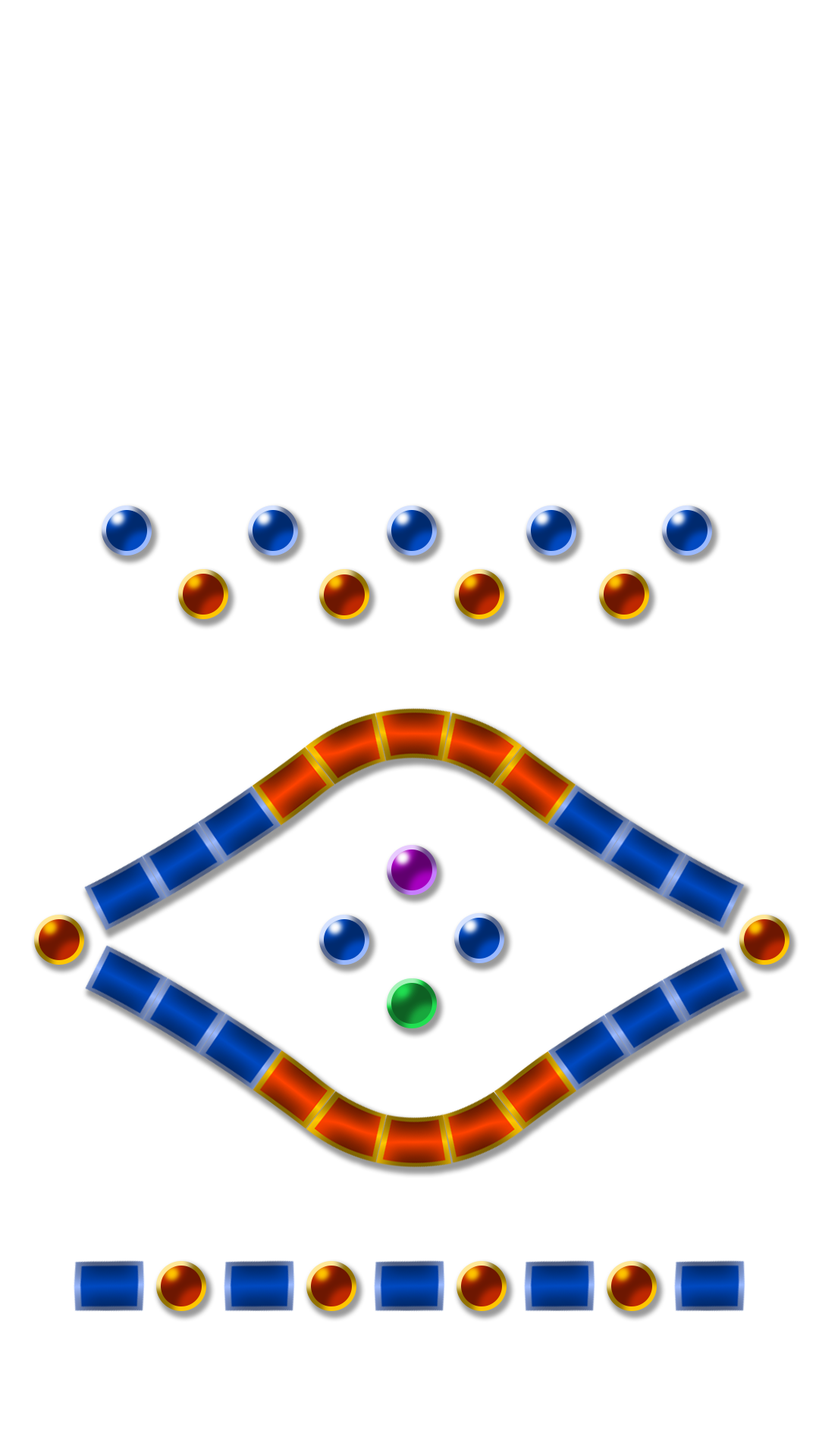
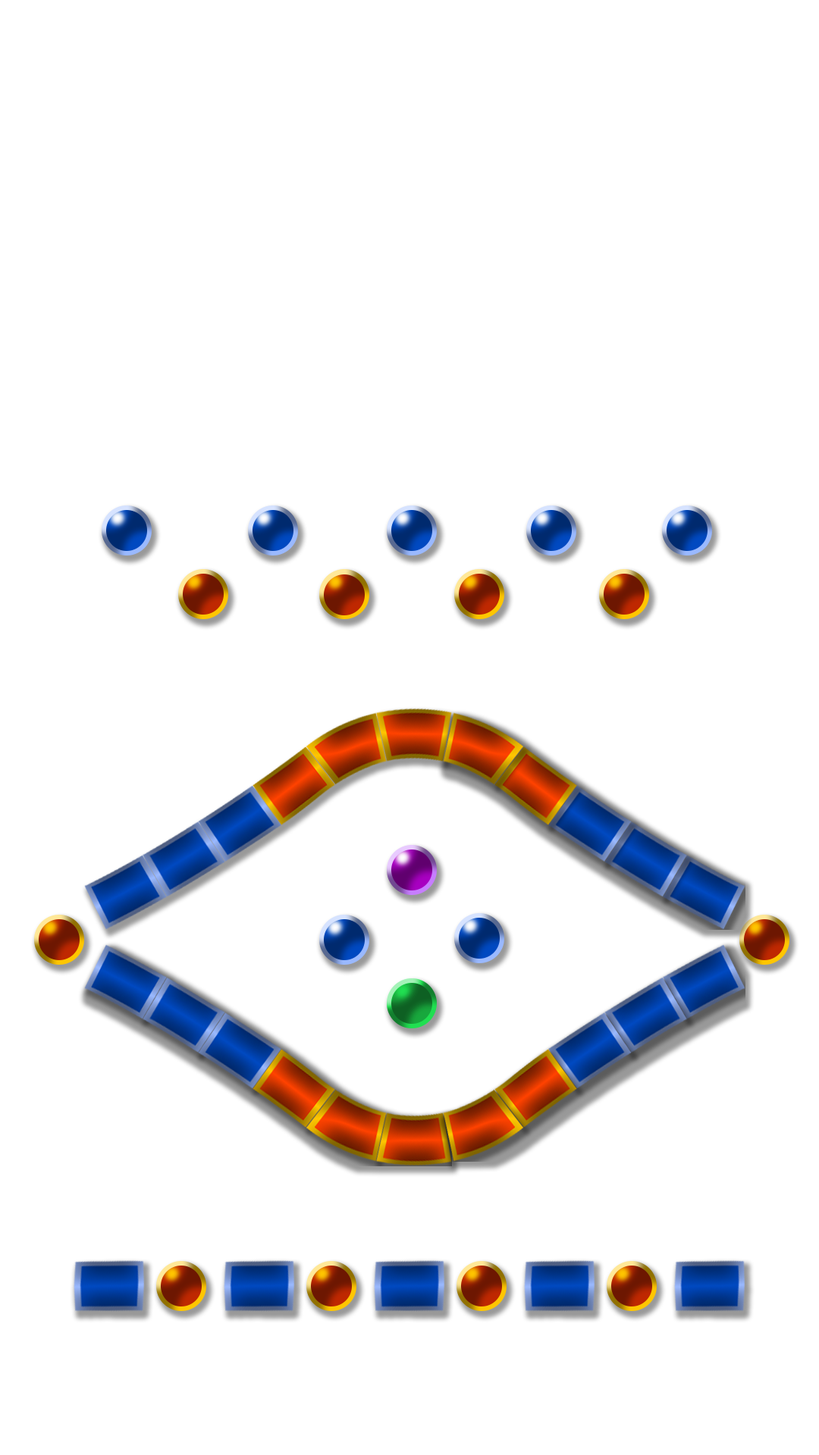
Comparing the layer stacks of the two 819×1455 images. Changes:
removed layer "Gruppo 4 copia 2" from group "Palline" over [84, 944, 746, 1169]
removed layer "Gruppo 4 copia" from group "Palline" over [84, 707, 745, 932]
added group "blocchii copia 3" with 5 layers in group "Palline" over [442, 944, 746, 1162]
added layer "br10" in group "blocchii copia 3" over [494, 1049, 578, 1129]
added layer "bb10" in group "blocchii copia 3" over [547, 1011, 633, 1090]
added layer "bb11" in group "blocchii copia 3" over [604, 977, 688, 1054]
added layer "bb12" in group "blocchii copia 3" over [662, 944, 746, 1020]
added group "blocchii copia 2" with 6 layers in group "Palline" over [84, 944, 452, 1167]
added layer "br6" in group "blocchii copia 2" over [251, 1049, 336, 1129]
added layer "bb9" in group "blocchii copia 2" over [197, 1011, 282, 1090]
added layer "bb8" in group "blocchii copia 2" over [141, 977, 226, 1054]
added layer "bb7" in group "blocchii copia 2" over [84, 944, 167, 1020]
added group "blocchii copia" with 5 layers in group "Palline" over [442, 712, 746, 931]
added layer "br4" in group "blocchii copia" over [442, 712, 524, 786]
added layer "br5" in group "blocchii copia" over [494, 745, 578, 826]
added layer "bb4" in group "blocchii copia" over [547, 785, 633, 863]
added layer "bb5" in group "blocchii copia" over [604, 820, 688, 898]
added layer "bb6" in group "blocchii copia" over [662, 855, 746, 931]
added group "blocchii" with 6 layers in group "Palline" over [84, 707, 452, 931]
added layer "br2" in group "blocchii" over [306, 712, 387, 786]
added layer "br1" in group "blocchii" over [251, 745, 336, 826]
added layer "bb3" in group "blocchii" over [197, 785, 282, 863]
added layer "bb2" in group "blocchii" over [141, 820, 226, 898]
added layer "bb1" in group "blocchii" over [84, 855, 167, 931]
…and 4 more changes (4 added)
